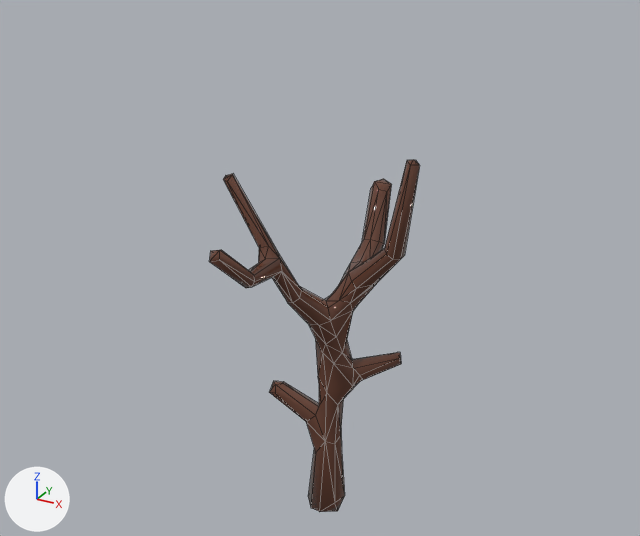
The FBX model Assets/fbxStorage/Locations/NewProps/Flora/Tree2.fbx as it was, and as the next commit left it.
Rendered twice from a 50 mm lens placed at (5.98, -11.04, 9.79), pointed at (-0.15, 0.11, 4.21). The axes (+X, +Y, +Z) are drawn at lower left. The lights are the same throughout. Mesh edges are drawn as thin lines.

Names of what the first picture shows: 'Tree2'.
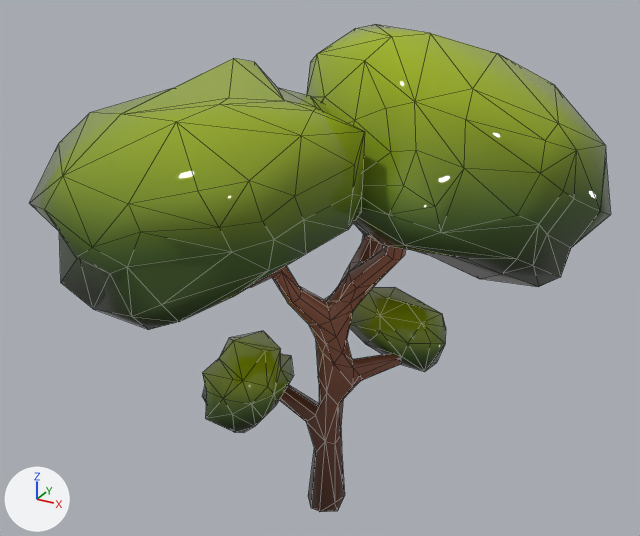
Pixel boxes (x1, y1, x2, y2) of what changed, in the pictures (640 x 536 px):
'Tree2', reshaped (175% wider, 39% taller)
    before: (209, 160, 420, 512)
    after: (29, 24, 611, 512)
part 1 of me_plane_045, added (green)
    after: (306, 24, 611, 287)
part 2 of me_plane_045, added (green)
    after: (29, 58, 365, 330)
part 3 of me_plane_045, added (green)
    after: (202, 331, 294, 433)
part 4 of me_plane_045, added (green)
    after: (350, 287, 446, 372)
part 5 of me_plane_045, recoloured
    both: (249, 234, 406, 511)

Patch to the scene script:
```diff
--- a/Assets/fbxStorage/Locations/NewProps/Flora/Tree2.fbx.py
+++ b/Assets/fbxStorage/Locations/NewProps/Flora/Tree2.fbx.py
@@ img_tree1_tex_png @@
+img_tree1_tex_png = load_image('Tree1_Tex.png', '../../../../Textures/Tree1_Tex.png', 1024, 1024, 'sRGB')
@@ mat_tree1_mat @@
+mat_tree1_mat = principled_material('Tree1_Mat')
+mat_tree1_mat.texture = img_tree1_tex_png
+mat_tree1_mat.roughness = 0.0
@@ me_plane_045 @@
 # used by ob_tree2; location = (0.0, 0.0, 0.0)
-me_plane_045.from_pydata(...)  # 172 vertices, 280 faces; spans x -1.24..1.44, y -2.15..2.17, z -0.34..6.19
+me_plane_045.from_pydata(...)  # 448 vertices, 806 faces; spans x -3.15..3.82, y -3.78..4.05, z -0.34..7.81
+# me_plane_045 part 1: a new loose piece of 109 vertices spanning x -1.48..3.82, y -1.02..4.05, z 4.04..7.81, in mat_tree1_mat (picture img_tree1_tex_png)
+# me_plane_045 part 2: a new loose piece of 92 vertices spanning x -3.15..1.24, y -3.78..0.68, z 4.5..7.47, in mat_tree1_mat (picture img_tree1_tex_png)
+# me_plane_045 part 3: a new loose piece of 45 vertices spanning x -2.03..-0.51, y -1.38..0.43, z 1.52..2.8, in mat_tree1_mat (picture img_tree1_tex_png)
+# me_plane_045 part 4: a new loose piece of 30 vertices spanning x -0.12..1.62, y 0.46..1.99, z 2.28..3.53, in mat_tree1_mat (picture img_tree1_tex_png)
+# me_plane_045 part 5: 280 faces spanning x -1.24..1.44, y -2.15..2.17, z -0.34..6.19 switch from mat_treebark1_mat (brown #643e2f) to mat_tree1_mat (picture img_tree1_tex_png)
```
